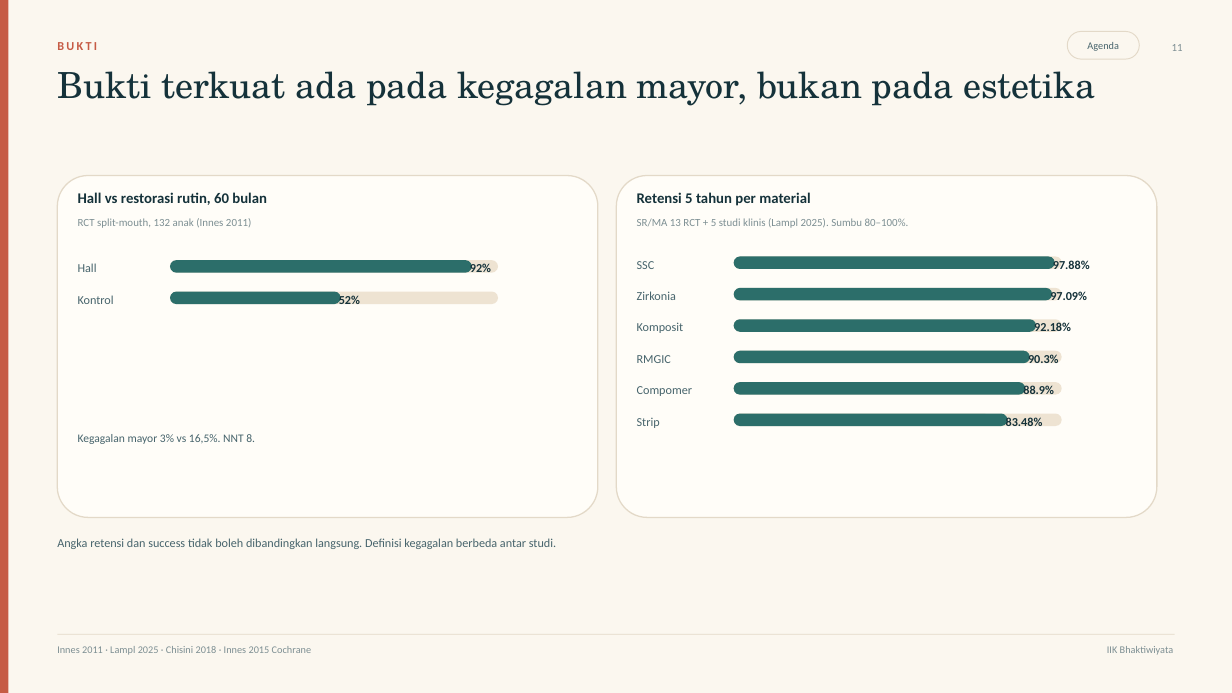
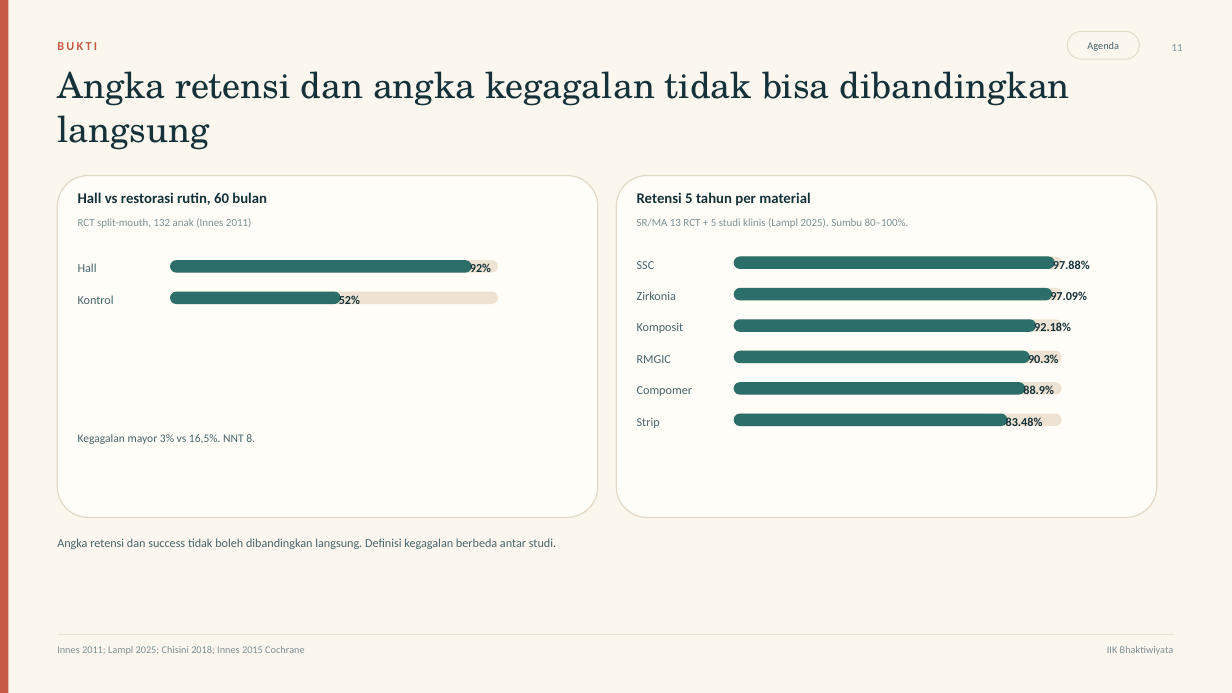
Before and after one commit to maskchanel14-source/agents, a slide deck: slide 11 of deliverables/ssc-pedodonsia/ssc-pedodonsia.pptx. Drawn at 1232x693 pixels with LibreOffice and Linux fonts; fonts in the diff are those of the drawing. Boxes give left, top, right and bottom in pixels: in the first picture for what was removed or moved away, otherwise in the second. Text is boxed around its words. In the diff, an @@ line names an element or a change of style, - is before the commit and + after.

Commit message:
Fix SSC deck layout, align bibliography numbering, and tighten clinical wording

```diff
--- a/deliverables/ssc-pedodonsia/ssc-pedodonsia.pptx
+++ b/deliverables/ssc-pedodonsia/ssc-pedodonsia.pptx
@@ text at [57, 71, 1070, 150]: text changed @@
-Bukti terkuat ada pada kegagalan mayor, bukan pada estetika
+Angka retensi dan angka kegagalan tidak bisa dibandingkan langsung
@@ text at [57, 646, 304, 655]: text changed @@
-Innes 2011 · Lampl 2025 · Chisini 2018 · Innes 2015 Cochrane
+Innes 2011; Lampl 2025; Chisini 2018; Innes 2015 Cochrane
```
Also in this commit, not shown: 16 other slides changed, 8 other files.
